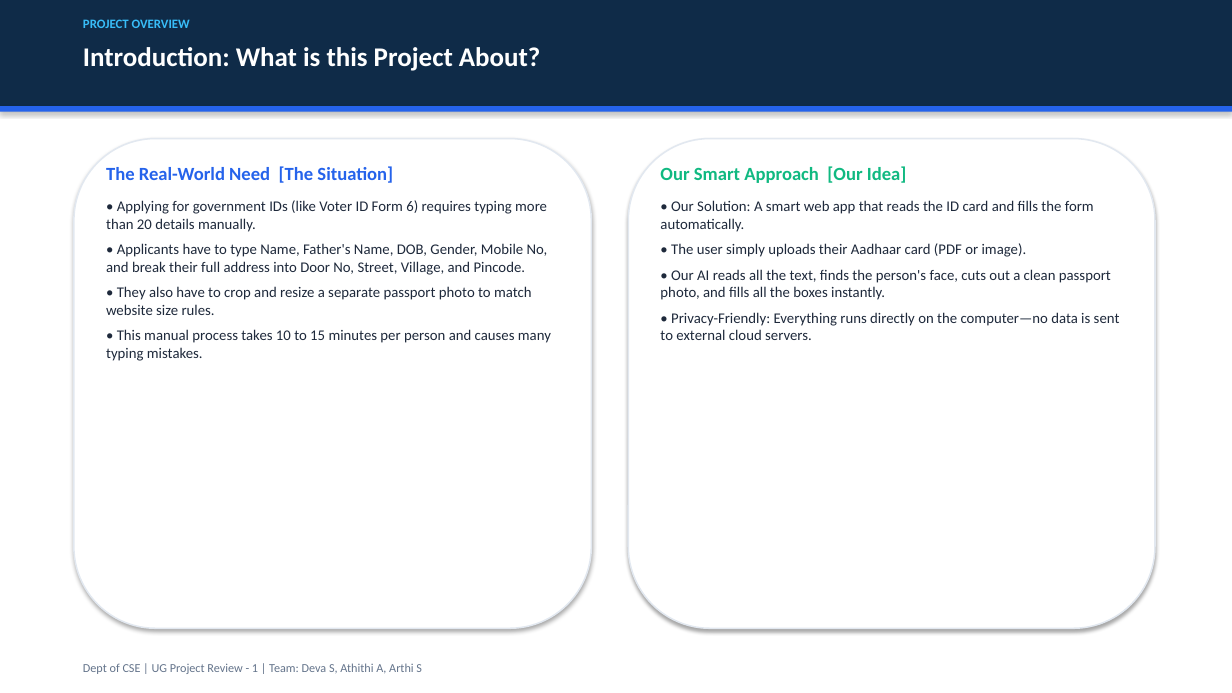
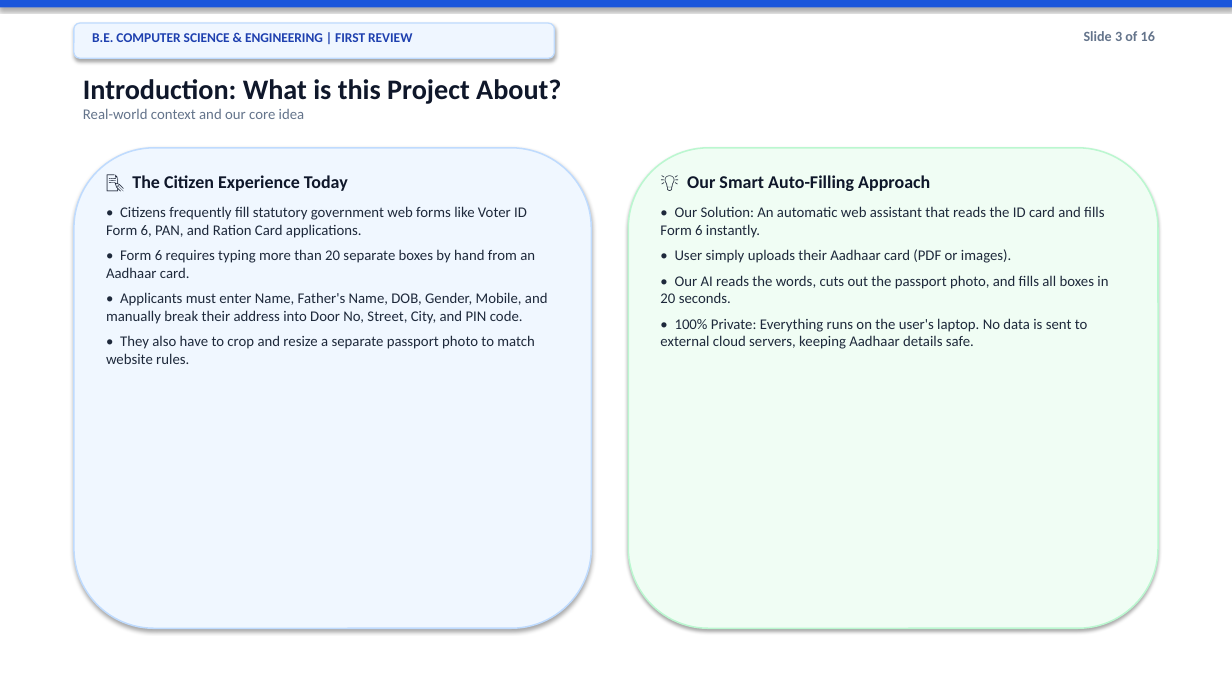
Before and after one commit to deva-2006/govtAutofill, a slide deck: slide 3 of First_Review_UG_Project_Presentation.pptx. Drawn at 1232x693 pixels with LibreOffice and Linux fonts; fonts in the diff are those of the drawing. Boxes give left, top, right and bottom in pixels: in the first picture for what was removed or moved away, otherwise in the second. Text is boxed around its words. In the diff, an @@ line names an element or a change of style, - is before the commit and + after.

Commit message:
Update presentation template to match clean modern card visual inspiration with simple words

```diff
--- a/First_Review_UG_Project_Presentation.pptx
+++ b/First_Review_UG_Project_Presentation.pptx
@@ rectangle resized from (x1=0, y1=0, x2=1232, y2=106) to (x1=0, y1=0, x2=1232, y2=7) @@
@@ rectangle at (x1=0, y1=0, x2=1232, y2=7): fill #0F2B48 to #1A56DB @@
@@ rounded rectangle added at (x1=74, y1=23, x2=555, y2=58), fill #EFF6FF, outline #BFDBFE 1 pt @@
@@ text removed at (x1=83, y1=19, x2=190, y2=28) @@
-PROJECT OVERVIEW
@@ text added at (x1=92, y1=33, x2=412, y2=42), 10.5 pt, text #1E40AF, bold @@
+B.E. COMPUTER SCIENCE & ENGINEERING | FIRST REVIEW
@@ text added at (x1=1084, y1=31, x2=1155, y2=41), 11 pt, text #64748B, bold @@
+Slide 3 of 16
@@ text "Introduction: What is this Project ..." moved from (x1=83, y1=47, x2=540, y2=71) to (x1=83, y1=79, x2=561, y2=119) @@
@@ text at (x1=83, y1=79, x2=561, y2=104): size 21 to 22 pt, text colour #FFFFFF to #0F172A in "Introduction: What is this Project About?" @@
@@ rectangle removed at (x1=0, y1=106, x2=1232, y2=112) @@
@@ text at (x1=83, y1=109, x2=305, y2=119): paragraph added @@
+Real-world context and our core idea
@@ rounded rectangle resized from (x1=74, y1=139, x2=592, y2=628) to (x1=74, y1=148, x2=592, y2=628) @@
@@ rounded rectangle at (x1=74, y1=148, x2=592, y2=628): fill #FFFFFF to #F0F7FF; outline #E2E8F0 1.2 pt to #BFDBFE 1.2 pt @@
@@ rounded rectangle resized from (x1=628, y1=139, x2=1155, y2=628) to (x1=628, y1=148, x2=1158, y2=628) @@
@@ rounded rectangle at (x1=628, y1=148, x2=1158, y2=628): fill #FFFFFF to #F0FDF4; outline #E2E8F0 1.2 pt to #BBF7D0 1.2 pt @@
@@ text at (x1=106, y1=175, x2=548, y2=364): text changed @@
-The Real-World Need [The Situation]
-• Applying for government IDs (like Voter ID Form 6) requires typing more than 20 details manually.
-• Applicants have to type Name, Father's Name, DOB, Gender, Mobile No, and break their full address into Door No, Street, Village, and Pincode.
-• They also have to crop and resize a separate passport photo to match website size rules.
-• This manual process takes 10 to 15 minutes per person and causes many typing mistakes.
+📝 The Citizen Experience Today
+• Citizens frequently fill statutory government web forms like Voter ID Form 6, PAN, and Ration Card applications.
+• Form 6 requires typing more than 20 separate boxes by hand from an Aadhaar card.
+• Applicants must enter Name, Father's Name, DOB, Gender, Mobile, and manually break their address into Door No, Street, City, and PIN code.
+• They also have to crop and resize a separate passport photo to match website rules.
@@ text at (x1=660, y1=175, x2=1108, y2=349): text changed @@
-Our Smart Approach [Our Idea]
-• Our Solution: A smart web app that reads the ID card and fills the form automatically.
-• The user simply uploads their Aadhaar card (PDF or image).
-• Our AI reads all the text, finds the person's face, cuts out a clean passport photo, and fills all the boxes instantly.
-• Privacy-Friendly: Everything runs directly on the computer—no data is sent to external cloud servers.
+💡 Our Smart Auto-Filling Approach
+• Our Solution: An automatic web assistant that reads the ID card and fills Form 6 instantly.
+• User simply uploads their Aadhaar card (PDF or images).
+• Our AI reads the words, cuts out the passport photo, and fills all boxes in 20 seconds.
+• 100% Private: Everything runs on the user's laptop. No data is sent to external cloud servers, keeping Aadhaar details safe.
@@ text removed at (x1=83, y1=663, x2=422, y2=674) @@
-Dept of CSE | UG Project Review - 1 | Team: Deva S, Athithi A, Arthi S
```
Also in this commit, not shown: 14 other slides changed, 1 slide added, 1 slide removed, 1 other file.
